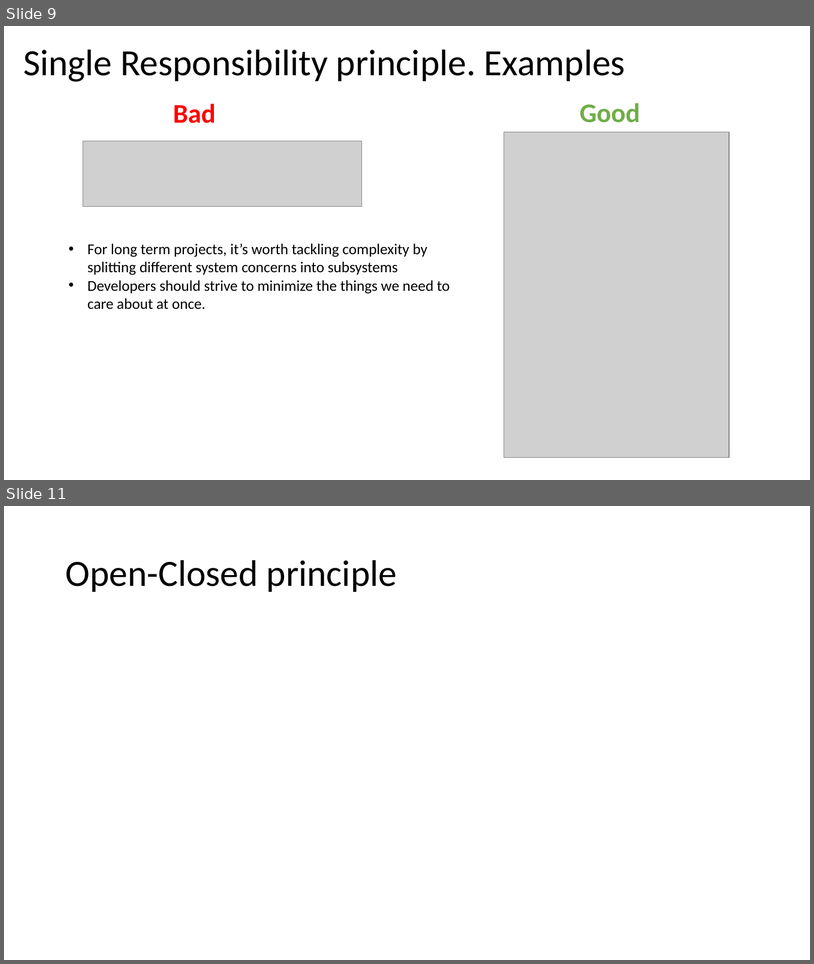
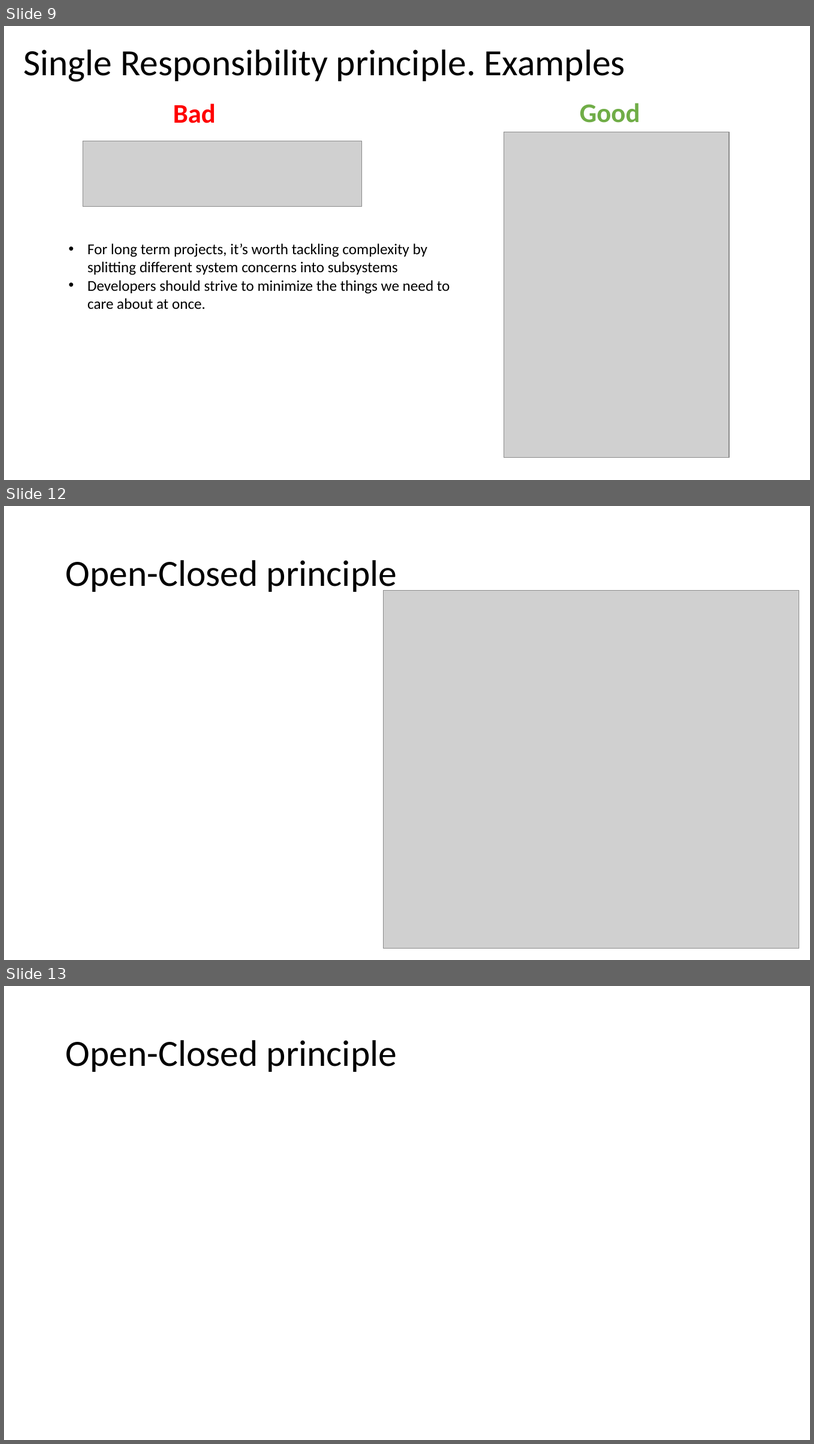
Before and after one commit to DonatasKukta/SOLID, a slide deck: SOLID.pptx. Shown one above the other, each under a label of ours: slides 9 and 11 before the commit, slides 9, 12 and 13 after it; the slides between them are not shown. The pictures are 814x964 and 814x1444 pixels, drawn with LibreOffice and Linux fonts; fonts in the diff are those of the drawing; grey boxes stand for pictures. Boxes give left, top, right and bottom in pixels: in the first picture for what was removed or moved away, otherwise in the second. Text is boxed around its words. In the diff, an @@ line names an element or a change of style, - is before the commit and + after.

Commit message:
Add intro slide for each principle.

```diff
--- a/SOLID.pptx
+++ b/SOLID.pptx
@@ slide 12 added at (x1=4, y1=506, x2=810, y2=960), background #FFFFFF @@
@@ title added at (x1=65, y1=560, x2=397, y2=595), 44 pt, text #000000 @@
+Open-Closed principle
@@ picture added at (x1=384, y1=591, x2=800, y2=948) @@
@@ what was slide 11 is now slide 13 @@
```
Also in this commit, not shown: 6 slides changed, 2 other slides added.
